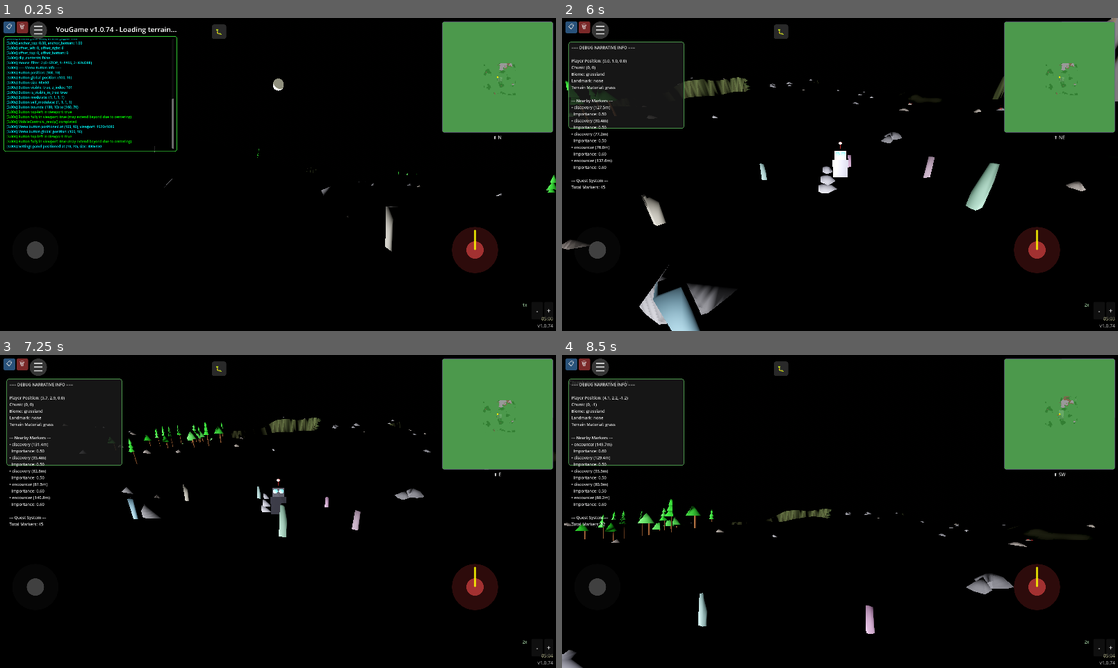
Above: before the commit, frames 1-4 (two rows, left to right).
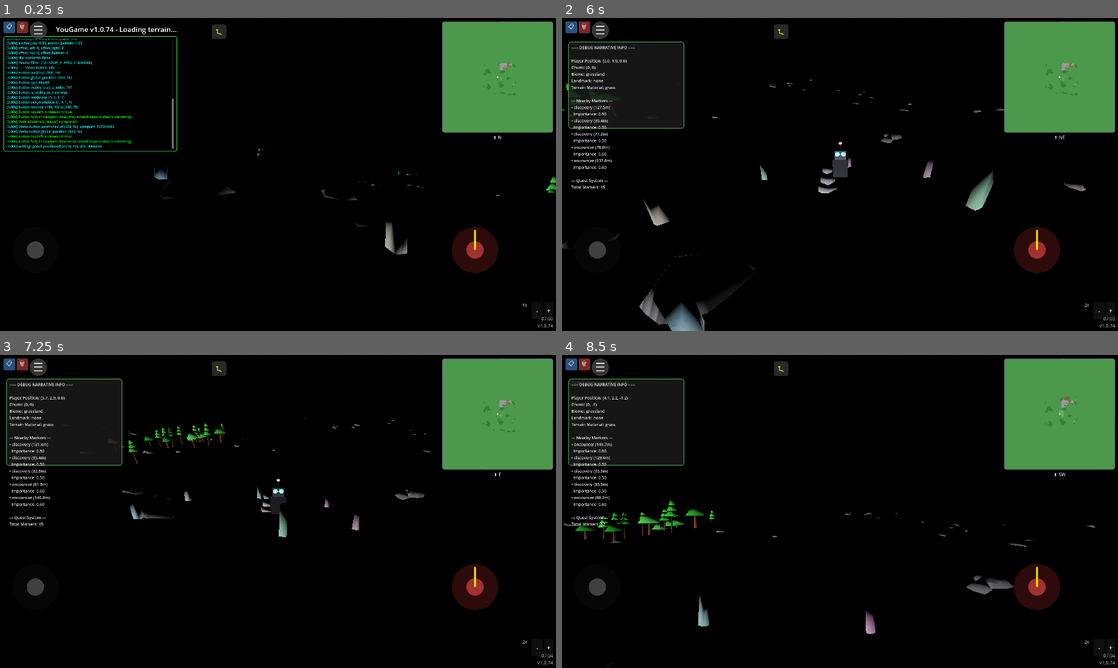
Above: after the commit, the same moments.

Repository: felix-dieterle/YouGame_godot4_public
Game: Godot game, scene res://scenes/main.tscn
Two runs of this game, one before a commit and one after it. Both use one fixed random seed, a clock stepped at 60 frames per second and the inputs below.
Inputs (mouse positions are in pixels of both pictures, inside the frame that each line leads up to):
- Up to frame 1 (0.25 s): no input
- Up to frame 2 (6 s): click "📋" at 0.5 s; click "🗑" at 1.25 s; click "-" at 2 s; click "+" at 2.75 s; click "☰" at 3.5 s; click "▶ Resume Game" at 4.25 s; click "🐛" at 5 s; tap Enter at 5.75 s; move the mouse to (962, 158) at 5.77 s; hold Right (ui_right) from 5.78 s (still down); hold V (toggle_camera_view) from 5.78 s (still down); click (962, 158) at 5.92 s
- Up to frame 3 (7.25 s): release Right (ui_right) at 6.5 s; release V (toggle_camera_view) at 6.5 s; drag from (166, 527) to (250, 574) at 6.52 s
- Up to frame 4 (8.5 s): move the mouse to (895, 442) at 7.27 s; hold Right (ui_right) 7.28-8 s; hold V (toggle_camera_view) 7.28-8 s; drag from (812, 574) to (673, 464) at 8.02 s

The runs differ from the first frame. In frame 1, 0.5% of the frame differs, in the area x 27-100%, y 19-97%; in frame 2, 3.6%, in the area x 0-100%, y 0-100%; in frame 3, 1.5%; in frame 4, 1.7%.

Commit message:
Reset game start time to 7:00 AM
Co-authored-by: felix-dieterle <1490062+felix-dieterle@users.noreply.github.com>

Diff:
--- a/scripts/day_night_cycle.gd
+++ b/scripts/day_night_cycle.gd
@@ -9,7 +9,7 @@
 const WARNING_TIME_2MIN: float = 2.0 * 60.0  # 2 minutes before sunset
 const WARNING_TIME_1MIN: float = 1.0 * 60.0  # 1 minute before sunset
 const DAY_DURATION_HOURS: float = 10.0  # Day cycle represents 10 game hours (7 AM to 5 PM)
-const INITIAL_TIME_OFFSET_HOURS: float = 3.0  # Hours to advance sun position at game start (creates 10 AM lighting while displaying 5 AM due to sun_time_offset_hours)
+const INITIAL_TIME_OFFSET_HOURS: float = 0.0  # Hours to advance sun position at game start (0.0 = start at sunrise, 7:00 AM)
 
 # Sun angle constants
 const SUNRISE_START_ANGLE: float = -120.0  # Below horizon at start
@@ -38,7 +38,7 @@
 
 # Time scaling and offset
 var time_scale: float = 2.0  # Multiplier for time progression (2.0 = default, faster initial progression)
-var sun_time_offset_hours: float = -5.0  # Offset in hours to adjust displayed time (negative = earlier, positive = later)
+var sun_time_offset_hours: float = 0.0  # Offset in hours to adjust displayed time (negative = earlier, positive = later)
 
 # Time tracking
 var current_time: float = 0.0  # Current time in the day cycle (0 to DAY_CYCLE_DURATION)
@@ -433,7 +433,7 @@
             is_locked_out = false
             lockout_end_time = 0.0
             # Start INITIAL_TIME_OFFSET_HOURS into the day cycle (sun ahead of displayed time)
-            # Display will show 5:00 AM due to sun_time_offset_hours = -5.0
+            # Display will show 7:00 AM due to INITIAL_TIME_OFFSET_HOURS = 0.0 and sun_time_offset_hours = 0.0
             current_time = DAY_CYCLE_DURATION * (INITIAL_TIME_OFFSET_HOURS / DAY_DURATION_HOURS)
             time_scale = 2.0  # Start with double speed time progression
             print("DayNightCycle: Set current_time to: ", current_time)
--- a/tests/test_day_night_cycle.gd
+++ b/tests/test_day_night_cycle.gd
@@ -98,7 +98,7 @@
 	await get_tree().process_frame
 
 	# Test initial state - should start INITIAL_TIME_OFFSET_HOURS into the day
-	# Display will show 7:00 AM due to sun_time_offset_hours = -3.0
+	# Display will show 7:00 AM due to INITIAL_TIME_OFFSET_HOURS = 0.0 and sun_time_offset_hours = 0.0
 	var expected_initial_time = DayNightCycle.DAY_CYCLE_DURATION * (DayNightCycle.INITIAL_TIME_OFFSET_HOURS / DayNightCycle.DAY_DURATION_HOURS)
 	assert_equal(day_night.current_time, expected_initial_time, "Initial time should be INITIAL_TIME_OFFSET_HOURS into day cycle")
 	assert_equal(day_night.is_night, false, "Should start as day")
Not shown, added: GAME_START_TIME_RESET.md
